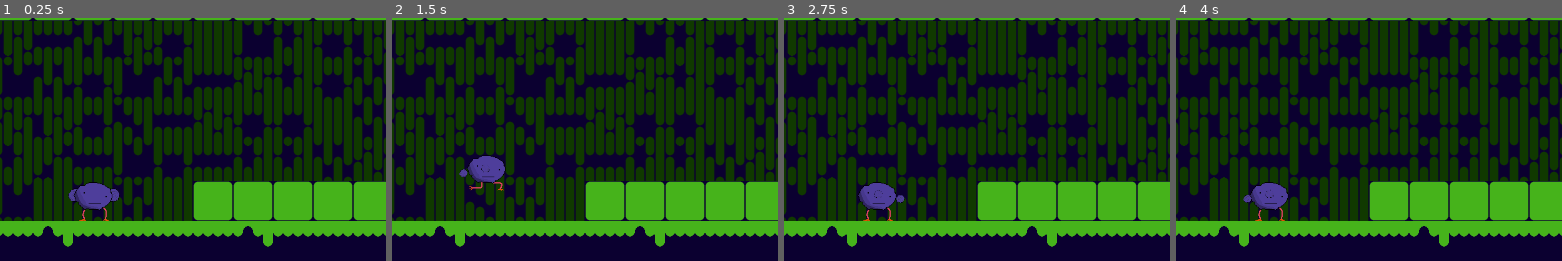
Above: before the commit, frames 1-4 (left to right).
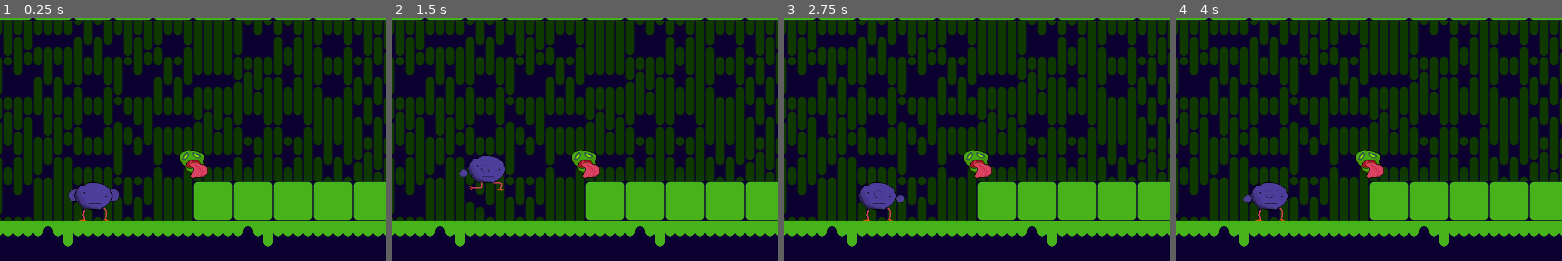
Above: after the commit, the same moments.

Repository: 6dam/ggj2026
Game: Godot game, scene res://Scenes/level_sludge_1.tscn
Same seed, same stepped clock (60 frames per second), same inputs: the game is played once before the commit and once after it. This scene is started directly instead of the project's main scene.
Inputs:
- Up to frame 1 (0.25 s): no input
- Up to frame 2 (1.5 s): tap Enter at 0.5 s; hold O (mask_right) from 0.53 s (still down); tap Up (jump) at 0.77, 1.07 s
- Up to frame 3 (2.75 s): tap Up (jump) at 1.52, 1.82 s; release O (mask_right) at 2.03 s; hold X (mask_left) from 2.03 s (still down)
- Up to frame 4 (4 s): release X (mask_left) at 2.78 s; hold O (mask_right) from 2.78 s (still down); tap Up (jump) at 3.02, 3.32, 3.77 s
The pictures show only the part of the screen within x 2-52%, y 50-100%; the shares and areas given below are measured in that part.

The runs differ from the first frame. In frame 1, 0.6% of the frame differs, in the area x 46-54%, y 54-66%; in frame 2, 0.6%; in frame 3, 0.6%; in frame 4, 0.6%.

Commit message:
reupload

Diff:
--- a/ggj-2026/Scenes/level_sludge_1.tscn
+++ b/ggj-2026/Scenes/level_sludge_1.tscn
@@ -5,6 +5,8 @@
 [ext_resource type="PackedScene" uid="uid://c4r0yj1ccfxw3" path="res://Scenes/override_camera.tscn" id="3_qq0pw"]
 [ext_resource type="PackedScene" uid="uid://bxqmyalua77ja" path="res://Scenes/exitDoor.tscn" id="4_oxjhd"]
 [ext_resource type="PackedScene" path="res://Scenes/level_A.tscn" id="5_aet5h"]
+[ext_resource type="PackedScene" uid="uid://mxyhyqbwsr76" path="res://Scenes/mask.tscn" id="6_qq0pw"]
+[ext_resource type="Texture2D" uid="uid://cqiw0plurn45x" path="res://Art/sludge.png" id="7_oxjhd"]
 
 [sub_resource type="RectangleShape2D" id="RectangleShape2D_e06xn"]
 size = Vector2(1216, 30.5)
@@ -44,3 +46,8 @@
 [node name="ExitDoor" parent="." unique_id=570306949 instance=ExtResource("4_oxjhd")]
 position = Vector2(479, -367)
 nextLevel = ExtResource("5_aet5h")
+
+[node name="Mask" parent="." unique_id=2009403124 instance=ExtResource("6_qq0pw")]
+position = Vector2(-254, 165)
+maskName = "sludge"
+sprite = ExtResource("7_oxjhd")
